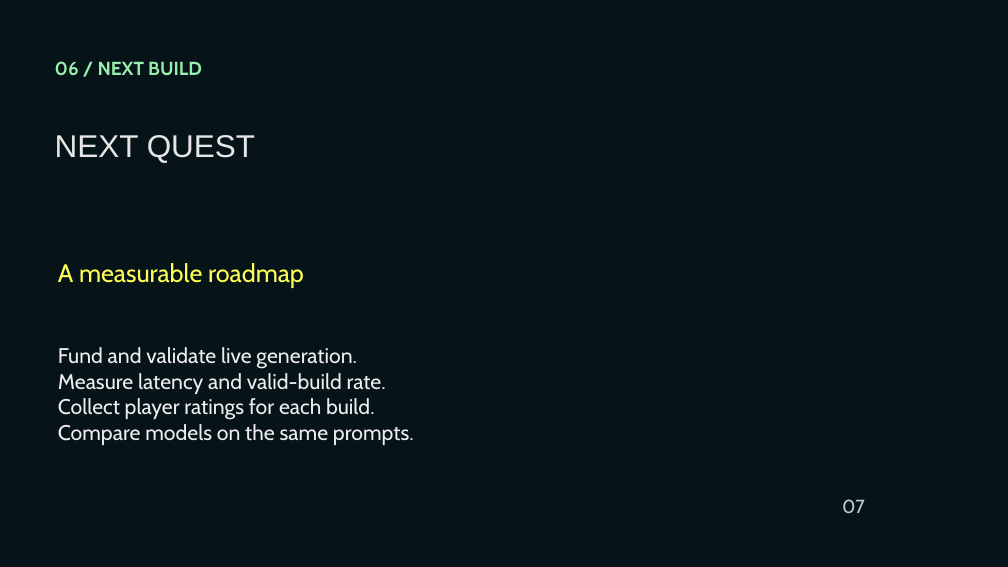
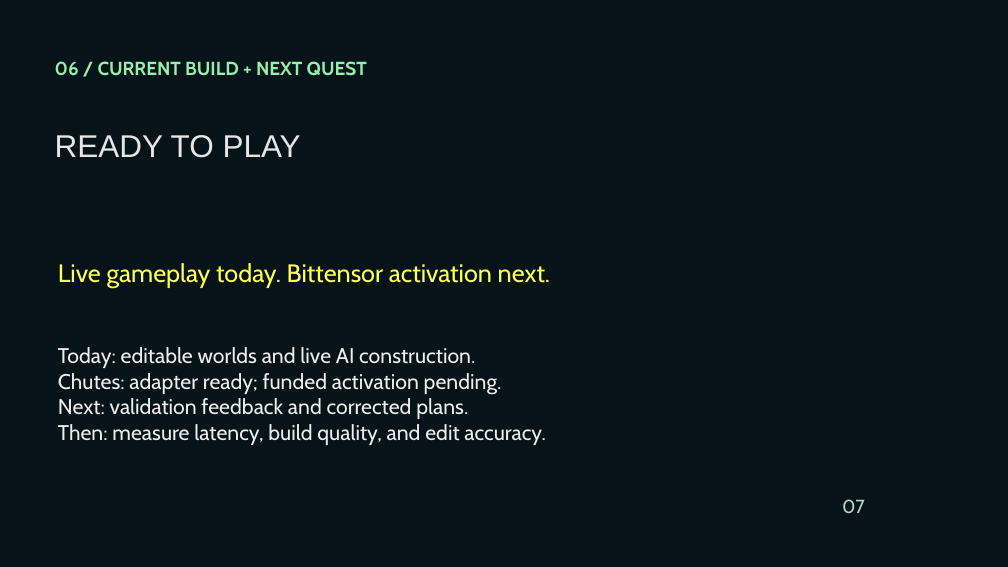
Before and after one commit to Nakshatra05/tensorcraft-bittensor, a slide deck: slide 7 of presentation/TensorCraft-Bittensor-Pitch.pptx. Drawn at 1008x567 pixels with LibreOffice and Linux fonts; fonts in the diff are those of the drawing; background and template pictures are left out. Boxes give left, top, right and bottom in pixels: in the first picture for what was removed or moved away, otherwise in the second. Text is boxed around its words. In the diff, an @@ line names an element or a change of style, - is before the commit and + after.

Commit message:
Reshape pitch around Bittensor world-building narrative

```diff
--- a/presentation/TensorCraft-Bittensor-Pitch.pptx
+++ b/presentation/TensorCraft-Bittensor-Pitch.pptx
@@ text at (55, 61, 367, 76): text changed @@
-06 / NEXT BUILD
+06 / CURRENT BUILD + NEXT QUEST
@@ text at (55, 135, 301, 158): text changed @@
-NEXT QUEST
+READY TO PLAY
@@ text at (58, 263, 550, 288): text changed @@
-A measurable roadmap
+Live gameplay today. Bittensor activation next.
@@ text at (58, 347, 545, 445): text changed @@
-Fund and validate live generation.
-Measure latency and valid-build rate.
-Collect player ratings for each build.
-Compare models on the same prompts.
+Today: editable worlds and live AI construction.
+Chutes: adapter ready; funded activation pending.
+Next: validation feedback and corrected plans.
+Then: measure latency, build quality, and edit accuracy.
```
Also in this commit, not shown: 5 other slides changed, 2 slides added, 2 slides removed.
